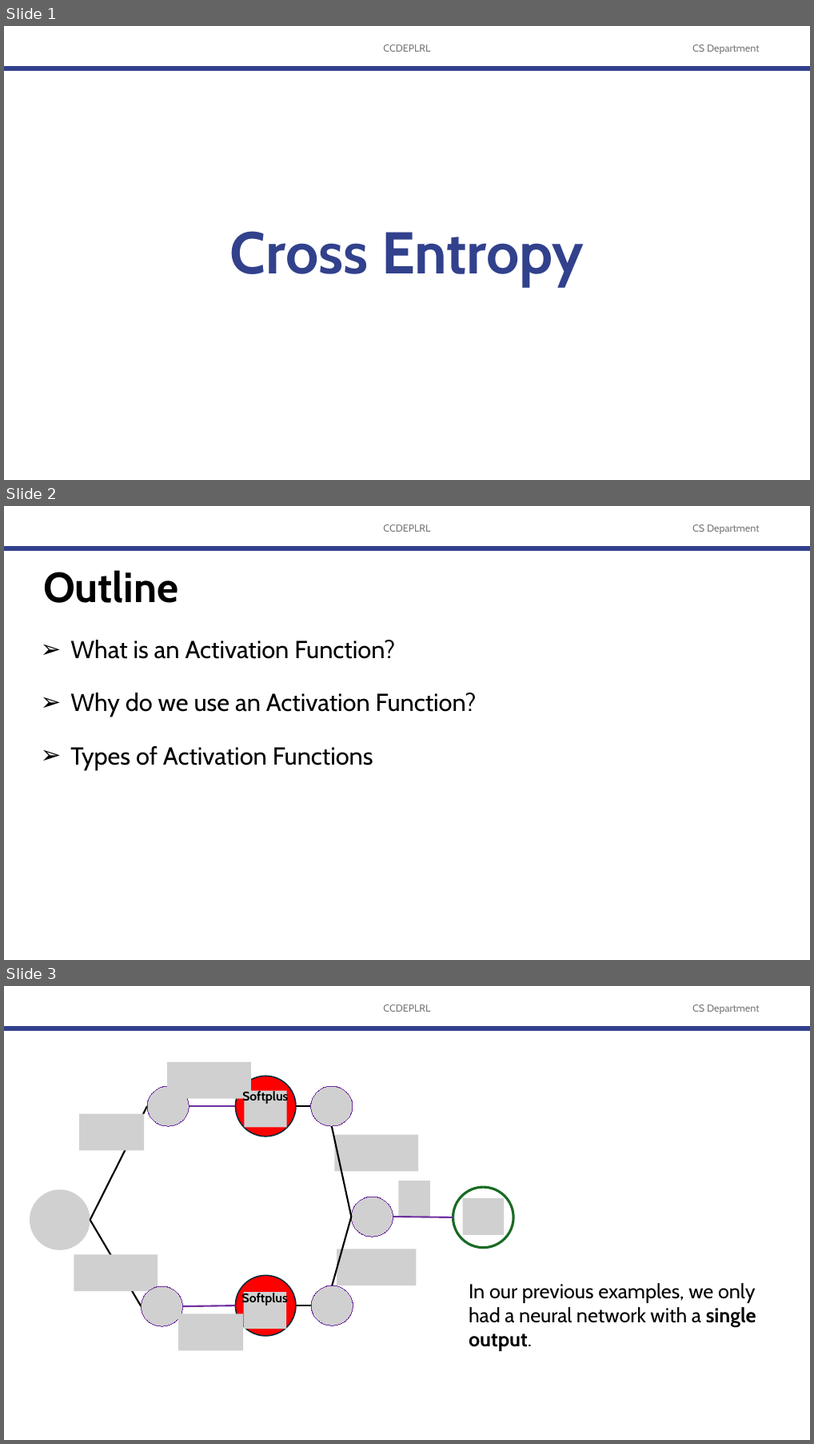
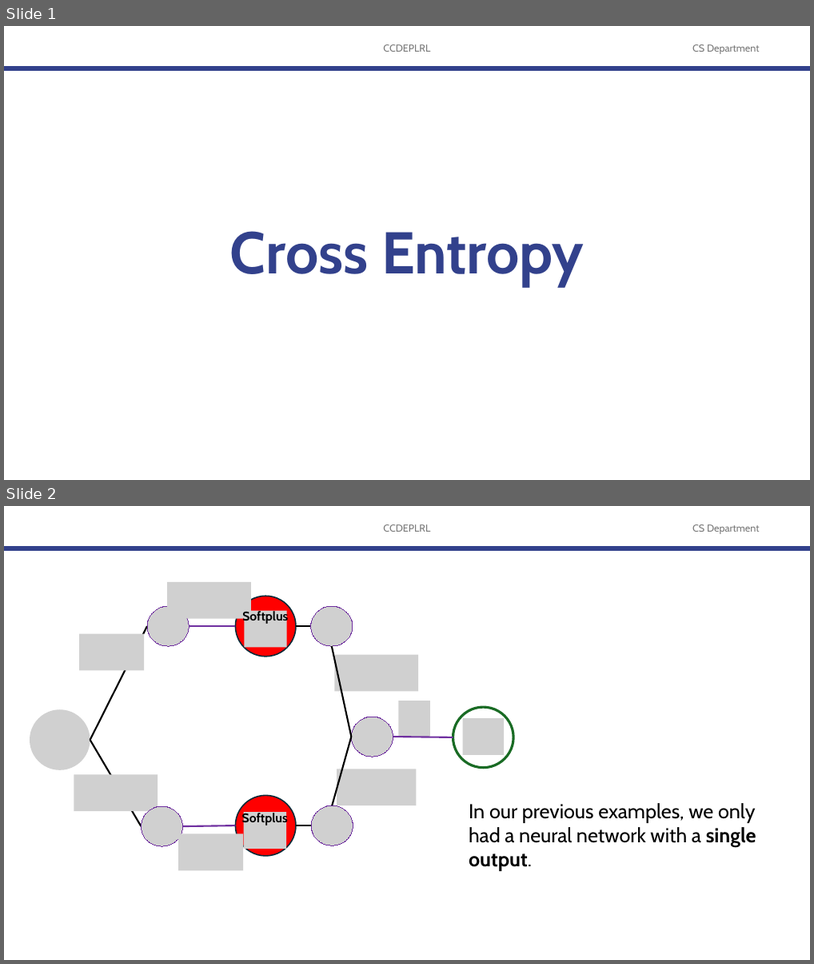
Before and after one commit to robitussin/CCDEPLRL, a slide deck: 3 - Neural Networks in Practice/Cross Entropy.pptx. Shown one above the other, each under a label of ours: slides 1, 2 and 3 before the commit, slides 1 and 2 after it. The pictures are 814x1444 and 814x964 pixels, drawn with LibreOffice and Linux fonts; fonts in the diff are those of the drawing; grey boxes stand for pictures; background and template pictures are left out. Boxes give left, top, right and bottom in pixels: in the first picture for what was removed or moved away, otherwise in the second. Text is boxed around its words. In the diff, an @@ line names an element or a change of style, - is before the commit and + after.

```diff
--- a/3 - Neural Networks in Practice/Cross Entropy.pptx
+++ b/3 - Neural Networks in Practice/Cross Entropy.pptx
@@ slide 2 removed at (4,506,810,960), background #FFFFFF; not listed: 3 template elements that a slide beside it also shows @@
@@ title removed at (43,570,178,603) @@
-Outline
@@ text removed at (70,640,477,769) @@
-➢ What is an Activation Function?
-➢ Why do we use an Activation Function?
-➢ Types of Activation Functions
@@ what was slide 3 is now slide 2 @@
```
